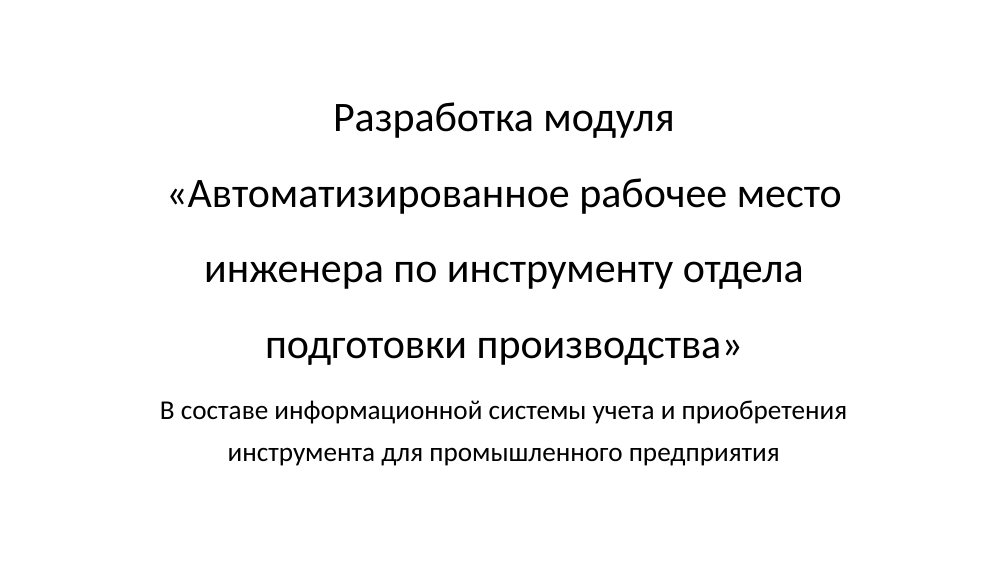
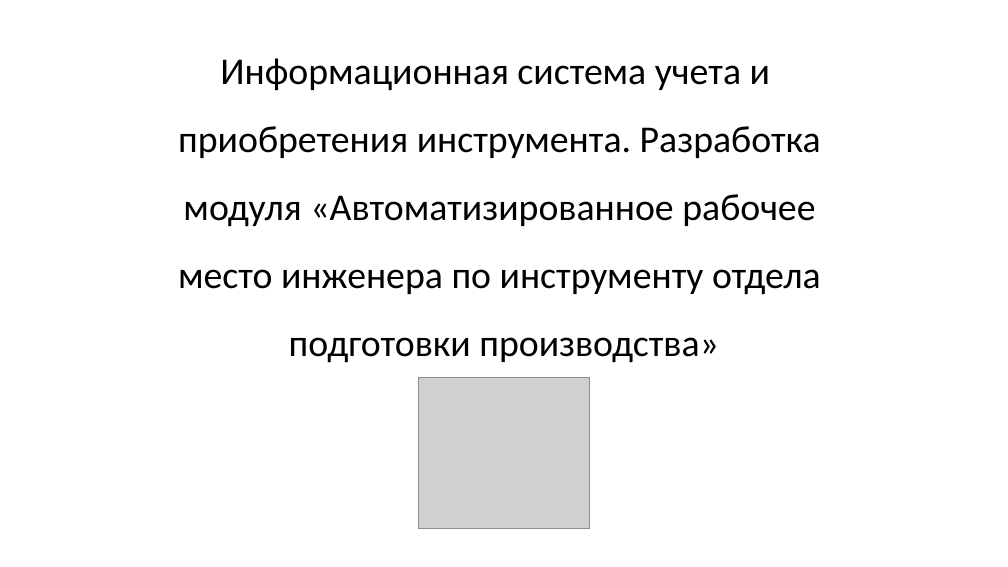
Before and after one commit to Ka666aH/Instrument-accounting-and-purchase-system, a slide deck: slide 1 of Документы/Хорошев/Хорошев_Диплом_Презентация.pptx. Drawn at 1008x567 pixels with LibreOffice and Linux fonts; fonts in the diff are those of the drawing; grey boxes stand for pictures. Boxes give left, top, right and bottom in pixels: in the first picture for what was removed or moved away, otherwise in the second. Text is boxed around its words. In the diff, an @@ line names an element or a change of style, - is before the commit and + after.

```diff
--- a/Документы/Хорошев/Хорошев_Диплом_Презентация.pptx
+++ b/Документы/Хорошев/Хорошев_Диплом_Презентация.pptx
@@ title at <box>178,58,821,363</box>: text changed; size 40 to 36 pt @@
-Разработка модуля «Автоматизированное рабочее место инженера по инструменту отдела подготовки производства»
+Информационная система учeта и
+приобретения инструмента. Разработка
+модуля «Автоматизированное рабочее
+место инженера по инструменту отдела
+подготовки производства»
@@ picture added at <box>418,377,590,529</box> @@
@@ subtitle removed at <box>160,400,848,466</box> @@
-В составе информационной системы учета и приобретения инструмента для промышленного предприятия
```
Also in this commit, not shown: 3 other slides changed, 4 other files.
